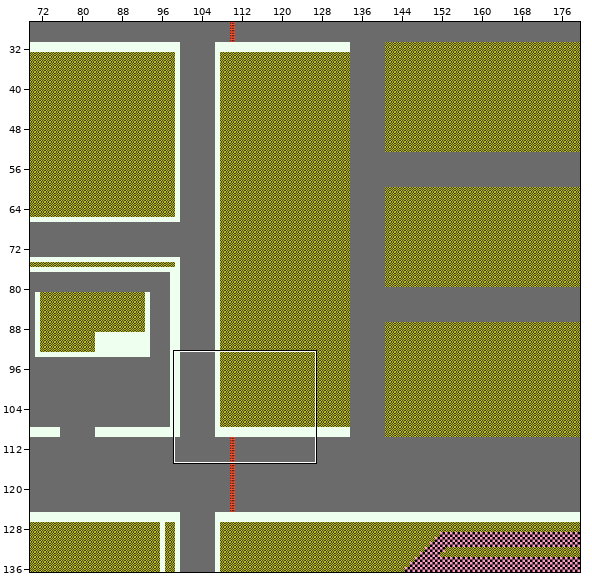
An edit to a level. Tiled map, Assets/Graphics/Maps/Retail/RetailNew.tmx. Above: a wide view before the commit, with the close-up outlined.
Close-up. Before:
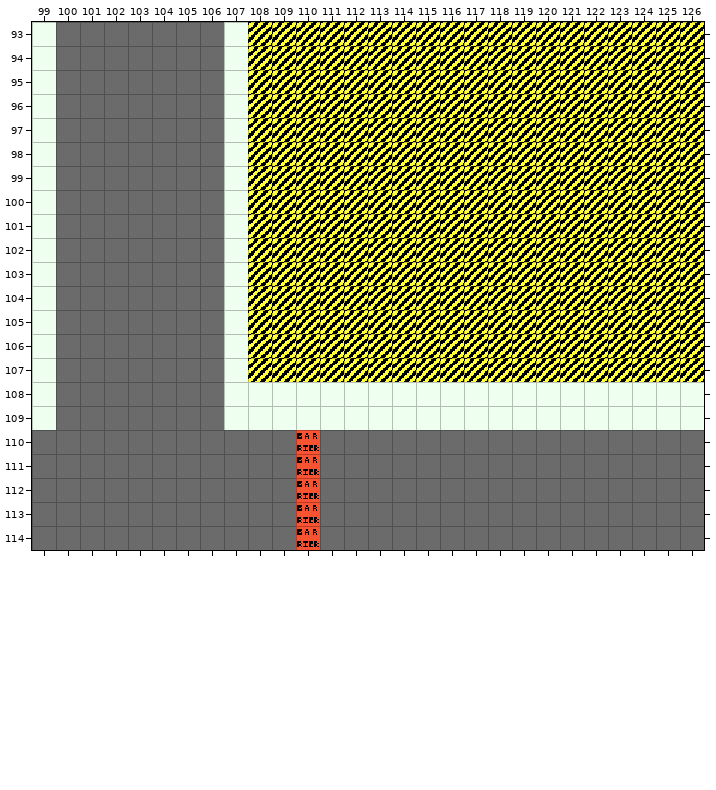
Cells are 16x16 px. Shown: x 99..126, y 93..114. The commit also changed other parts of the map, which this record leaves out.
The result:
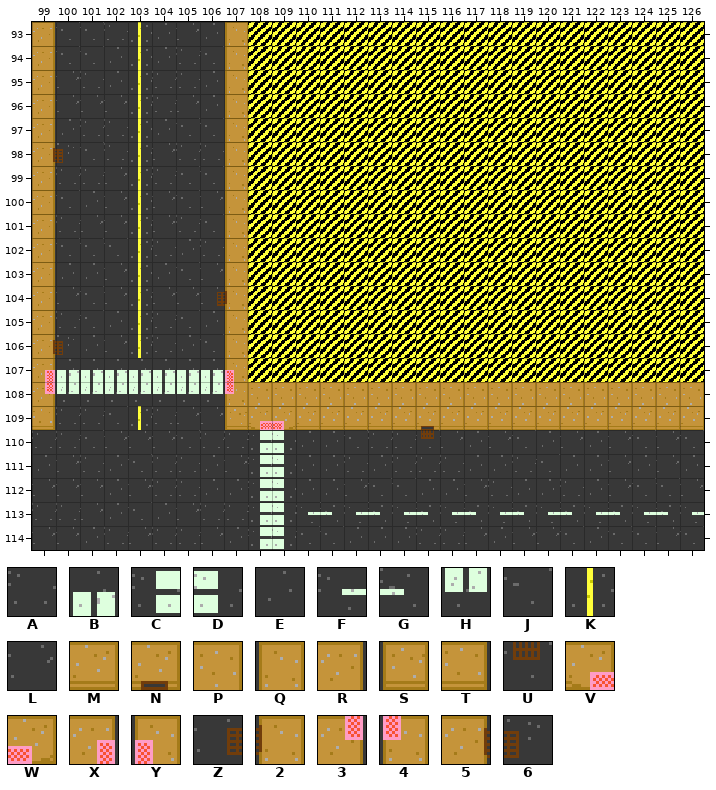
Key: from "RoadSidewalk": A 0, B 5, C 6, D 7, E 9, F 10, G 11, H 14, J 18, K 19, L 27, M 36, N 42, P 44, Q 45, R 46, S 47, T 48, U 51, V 54, W 55, X 56, Y 57, Z 60, 2 61, 3 65, 4 66, 5 69, 6 70.
_ is an empty cell, . an unchanged one.
Tiles of an added or newly shown layer are drawn over the layers below it.
Edits made:
--- layer "Graphics/BG" (added)
@@ x 99..126 @@
- 93 _________...................
- 94 _________...................
- 95 _________...................
- 96 _________...................
- 97 _________...................
- 98 _________...................
- 99 _________...................
-100 _________...................
-101 _________...................
-102 _________...................
-103 _________...................
-104 _________...................
-105 _________...................
-106 _________...................
-107 _________...................
-108 ____________________________
-109 ____________________________
-110 ____________________________
-111 ____________________________
-112 ____________________________
-113 ____________________________
-114 ____________________________
+ 93 RJJAKELEQ...................
+ 94 RJJEKEAJQ...................
+ 95 RLAEKAAEQ...................
+ 96 RLLLKALEQ...................
+ 97 REAAKEJJQ...................
+ 98 56JAKLAAQ...................
+ 99 RAALKAJJQ...................
+100 RJELKLJLQ...................
+101 RALLKLAJQ...................
+102 RJJJKAEAQ...................
+103 REELKEJLQ...................
+104 RLJLKLLZ2...................
+105 RAJEKAJEQ...................
+106 56ELKAEJQ...................
+107 XBBBBBBBY...................
+108 3HHHHHHH4PPPPPPPPPPPPPPPPPPP
+109 TAAJKALLSVWMMMMMNMMMMMMMMMMM
+110 AAJLLLJAACDEEJAAULELJELELJLJ
+111 ELAEJAAELCDEEAEAAAEEAJEELELE
+112 LLLELAAEECDEELJJEELAEEAELJJL
+113 AALEJELAACDFGFGFGFGFGFGFGFGF
+114 LLEALAALECDJJEEEAALELLJEJJLJ
Boxes around the changes in both close-ups, in picture pixels (x1, y1, x2, y2):
added: (32, 22, 704, 550)
